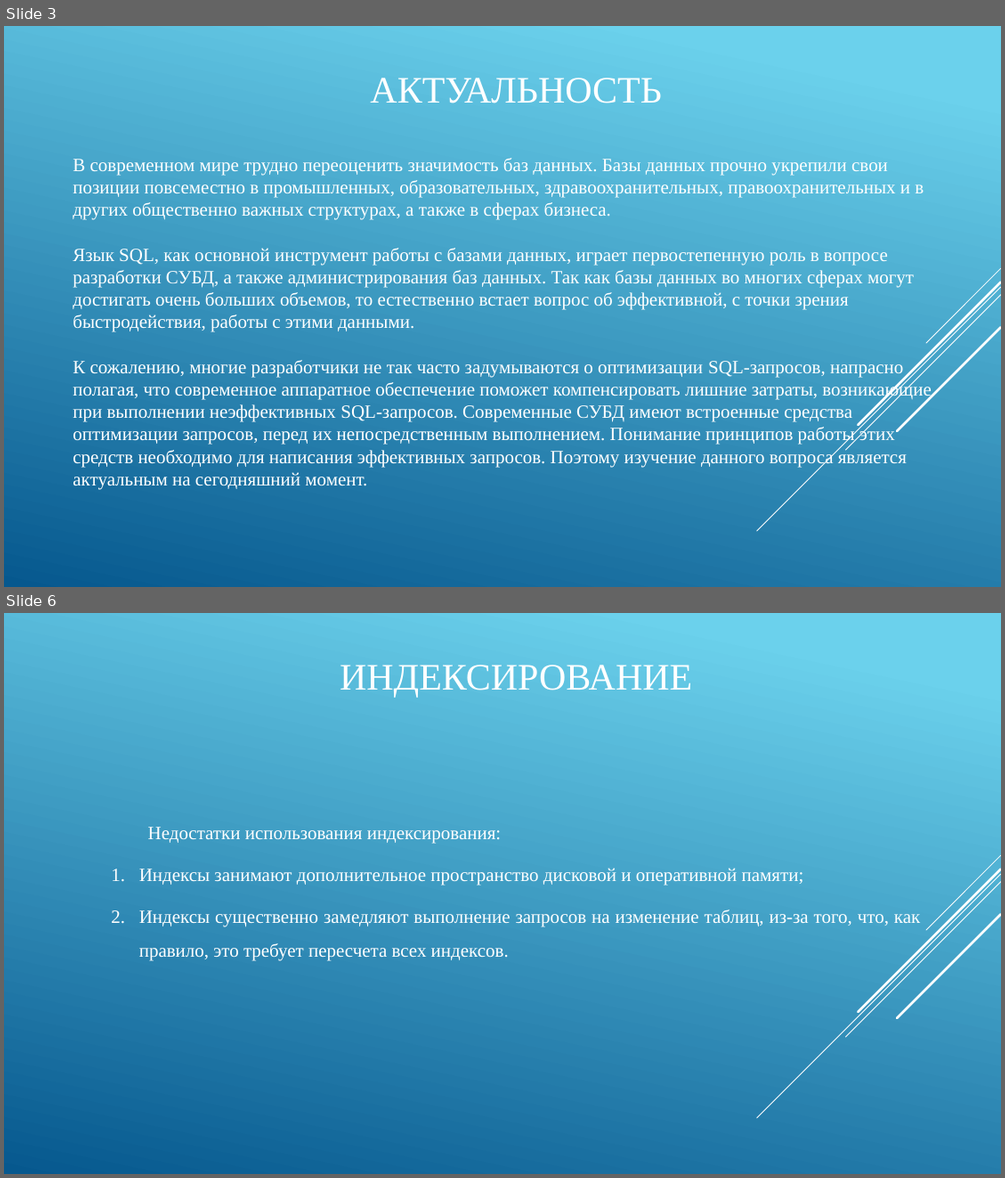
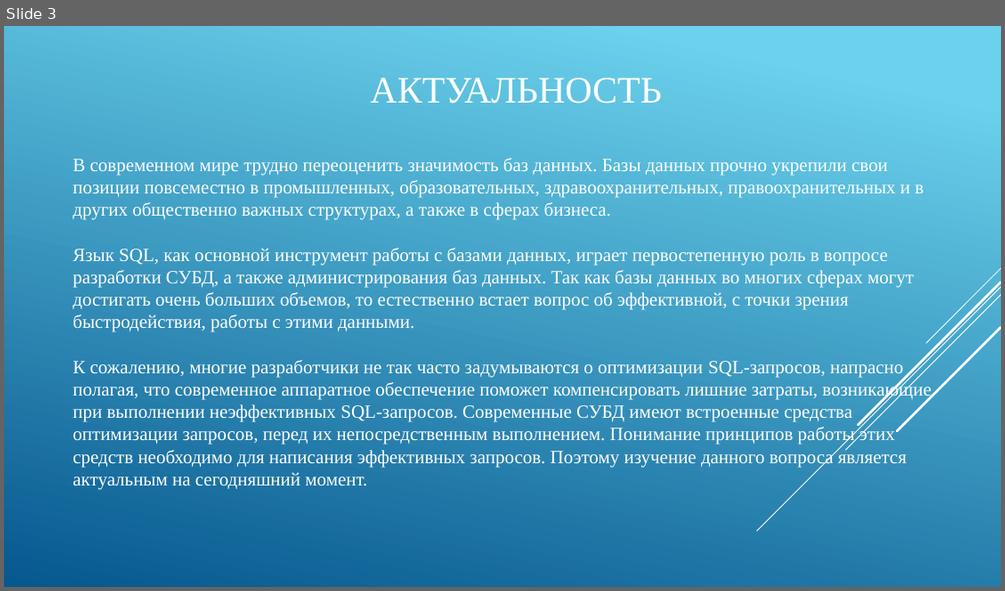
Before and after one commit to IgorTyutyunov/-, a slide deck: ВКР_5.pptx. Shown one above the other, each under a label of ours: slides 3 and 6 before the commit, slide 3 after it; the slides between them are not shown. The pictures are 1005x1178 and 1005x591 pixels, drawn with LibreOffice and Linux fonts; fonts in the diff are those of the drawing. Boxes give left, top, right and bottom in pixels: in the first picture for what was removed or moved away, otherwise in the second. Text is boxed around its words. In the diff, an @@ line names an element or a change of style, - is before the commit and + after.

```diff
--- a/ВКР_5.pptx
+++ b/ВКР_5.pptx
@@ slide 6 removed at (x1=4, y1=613, x2=1001, y2=1174), background gradient #6ED2EB to #06588E; not listed: 5 template elements that a slide beside it also shows @@
@@ title removed at (x1=340, y1=665, x2=692, y2=697) @@
-ИНДЕКСИРОВАНИЕ
@@ text removed at (x1=139, y1=827, x2=920, y2=961) @@
-Недостатки использования индексирования:
-1. Индексы занимают дополнительное пространство дисковой и оперативной памяти;
-2. Индексы существенно замедляют выполнение запросов на изменение таблиц, из-за того, что, как правило, это требует пересчета всех индексов.
```
Also in this commit, not shown: 6 slides changed, 11 slides added, 9 other slides removed, 1 other file.
